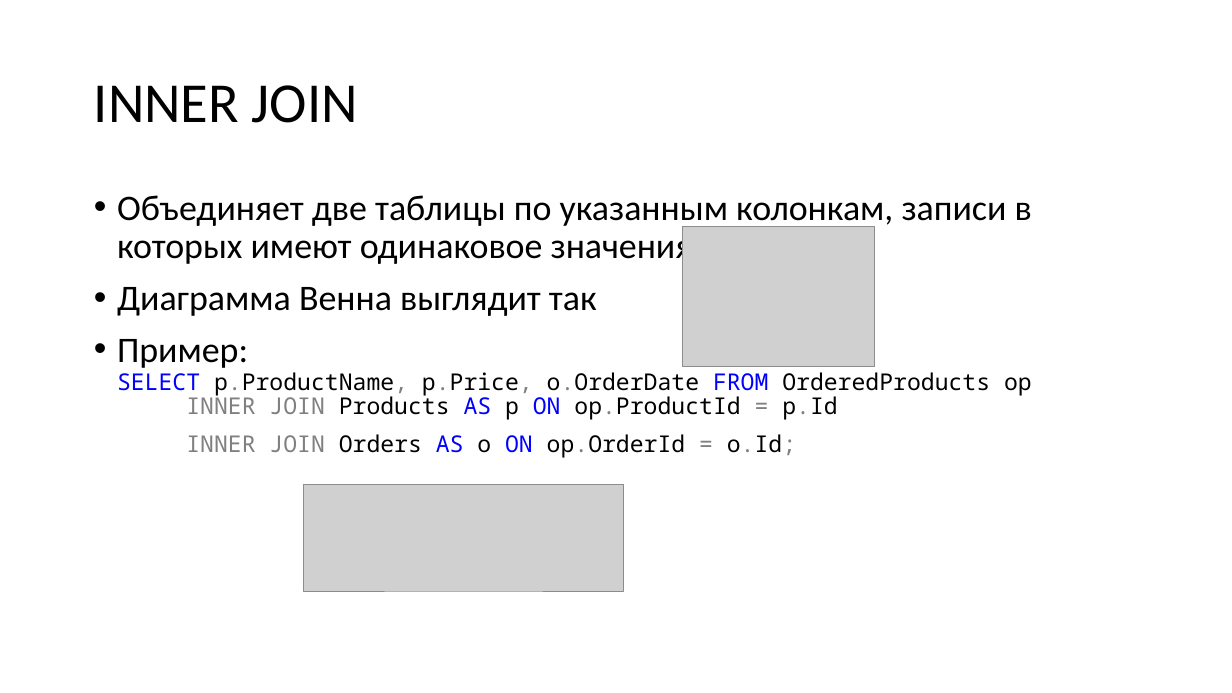
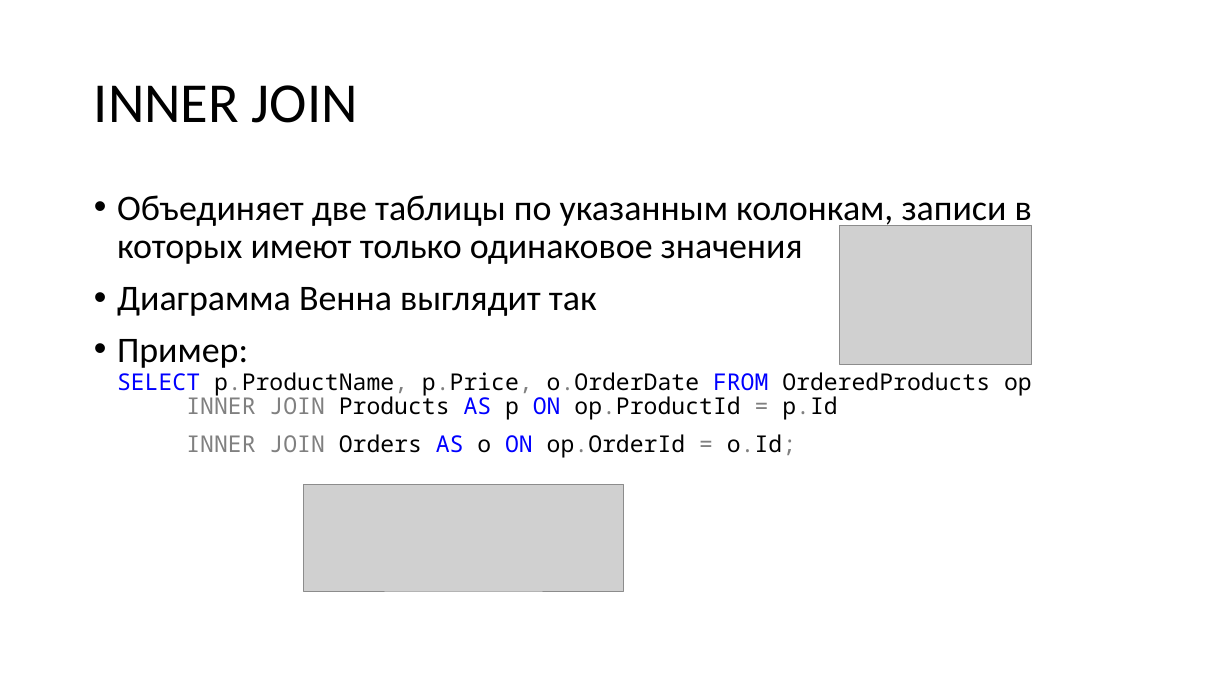
Before and after one commit to dmitriykuptsov/SQL, a slide deck: slide 28 of sql.pptx (slide 20 before the commit). Drawn at 1232x693 pixels with LibreOffice and Linux fonts; fonts in the diff are those of the drawing; grey boxes stand for pictures. Boxes give left, top, right and bottom in pixels: in the first picture for what was removed or moved away, otherwise in the second. Text is boxed around its words. In the diff, an @@ line names an element or a change of style, - is before the commit and + after.

```diff
--- a/sql.pptx
+++ b/sql.pptx
@@ text at box(117, 195, 1032, 264): text changed @@
-• Объединяет две таблицы по указанным колонкам, записи в которых имеют одинаковое значения
+• Объединяет две таблицы по указанным колонкам, записи в которых имеют только одинаковое значения
@@ picture: place and size @@
-picture at box(682, 227, 874, 367)
+picture at box(840, 226, 1032, 365)
```
Also in this commit, not shown: 6 other slides changed, 47 slides added, 3 other files.
